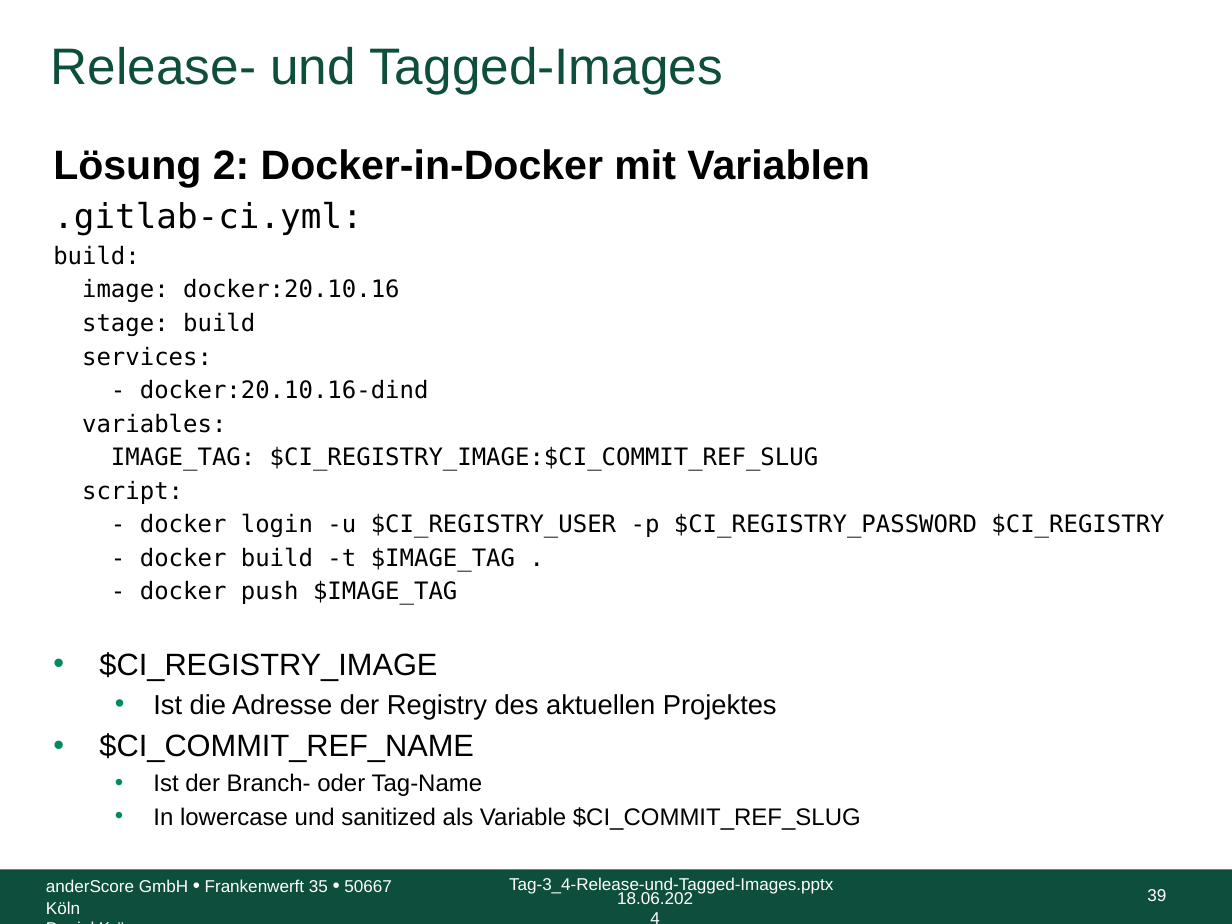
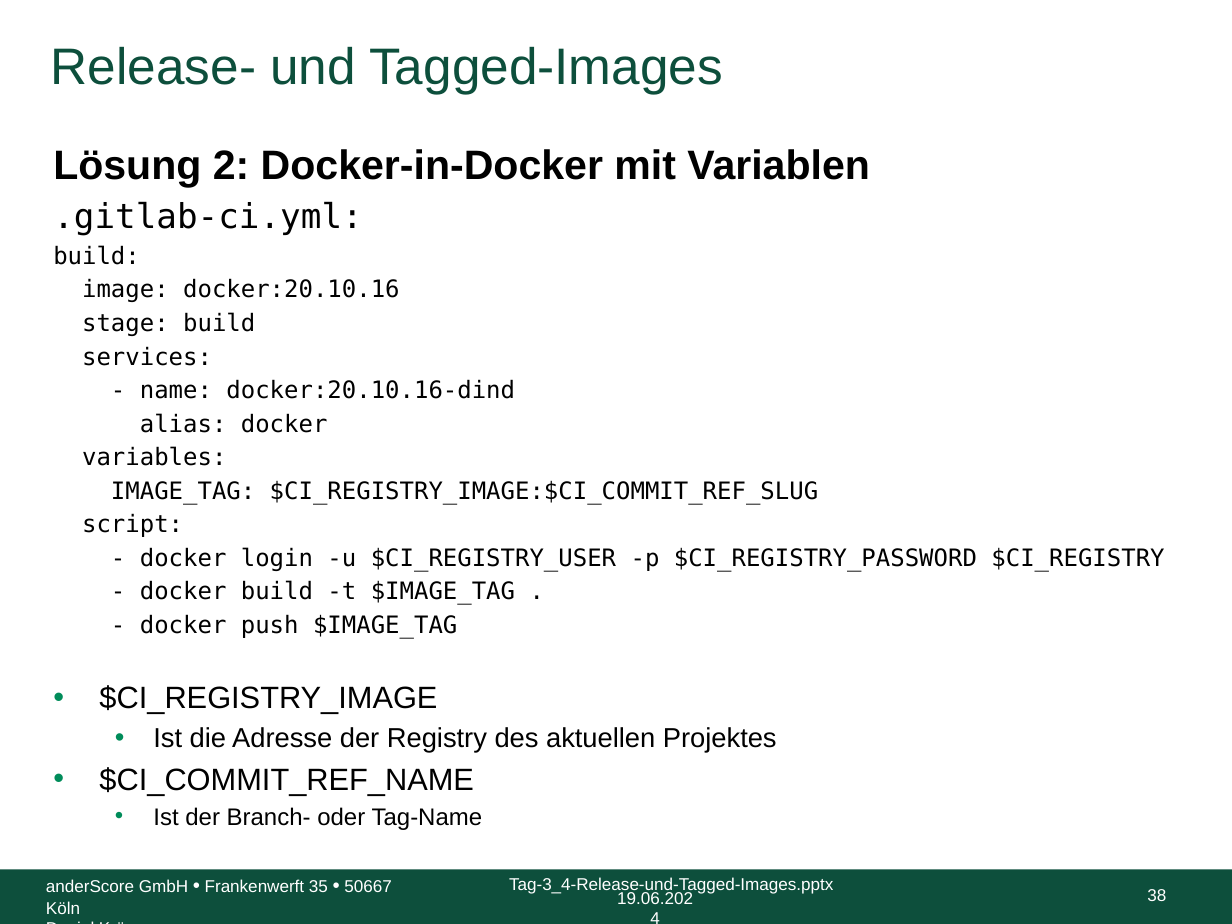
Before and after one commit to anderscore-gmbh/gitlab, a slide deck: slide 38 of slides/Tag-3_4-Release-und-Tagged-Images.pptx (slide 39 before the commit). Drawn at 1232x924 pixels with LibreOffice and Linux fonts; fonts in the diff are those of the drawing; background and template pictures are left out. Boxes give left, top, right and bottom in pixels: in the first picture for what was removed or moved away, otherwise in the second. Text is boxed around its words. In the diff, an @@ line names an element or a change of style, - is before the commit and + after.

```diff
--- a/slides/Tag-3_4-Release-und-Tagged-Images.pptx
+++ b/slides/Tag-3_4-Release-und-Tagged-Images.pptx
@@ text at (140, 379, 515, 433): text changed @@
-- docker:20.10.16-dind
+- name: docker:20.10.16-dind
+alias: docker
@@ text at (153, 807, 861, 830): paragraph removed @@
-  • In lowercase und sanitized als Variable $CI_COMMIT_REF_SLUG
@@ text at (617, 892, 693, 904): text changed @@
-18.06.2024
+19.06.2024
@@ page number at (1147, 889, 1166, 901): text changed @@
-39
+38
```
Also in this commit, not shown: 36 other slides changed, 1 slide removed, 5 other files.
